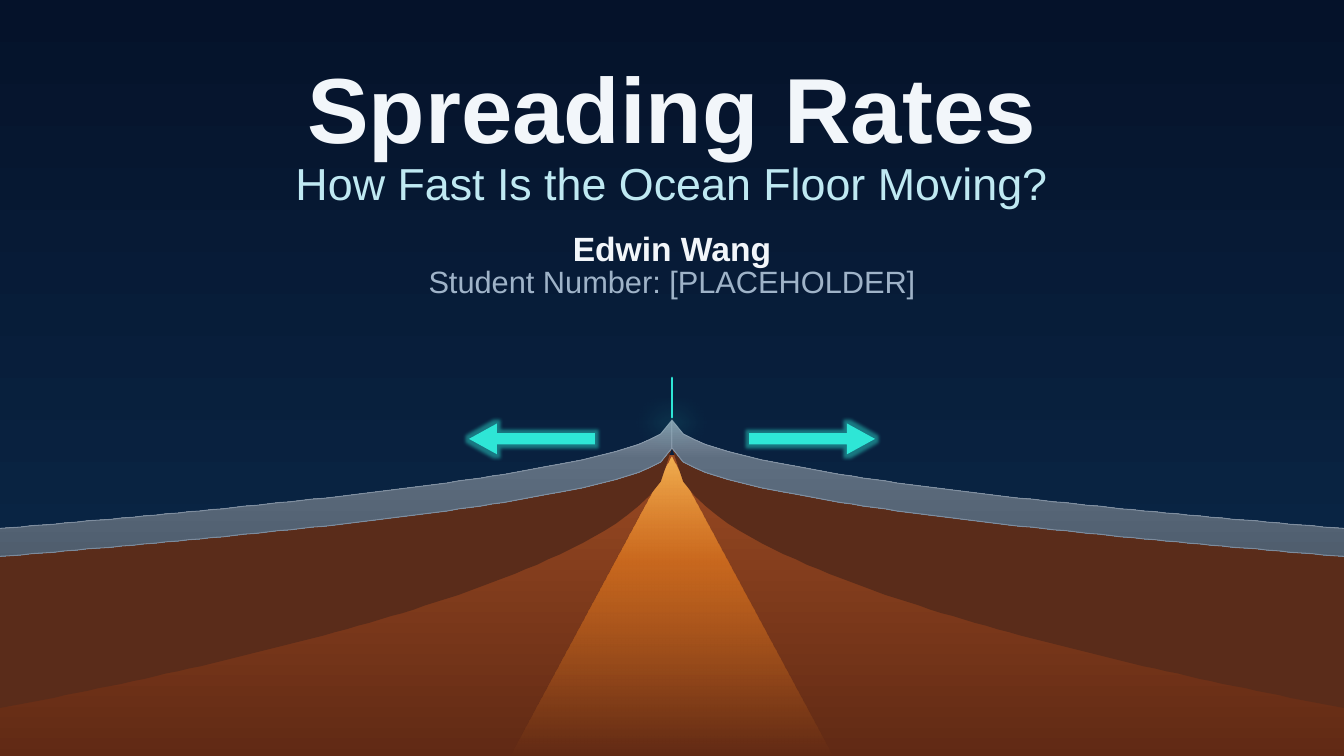
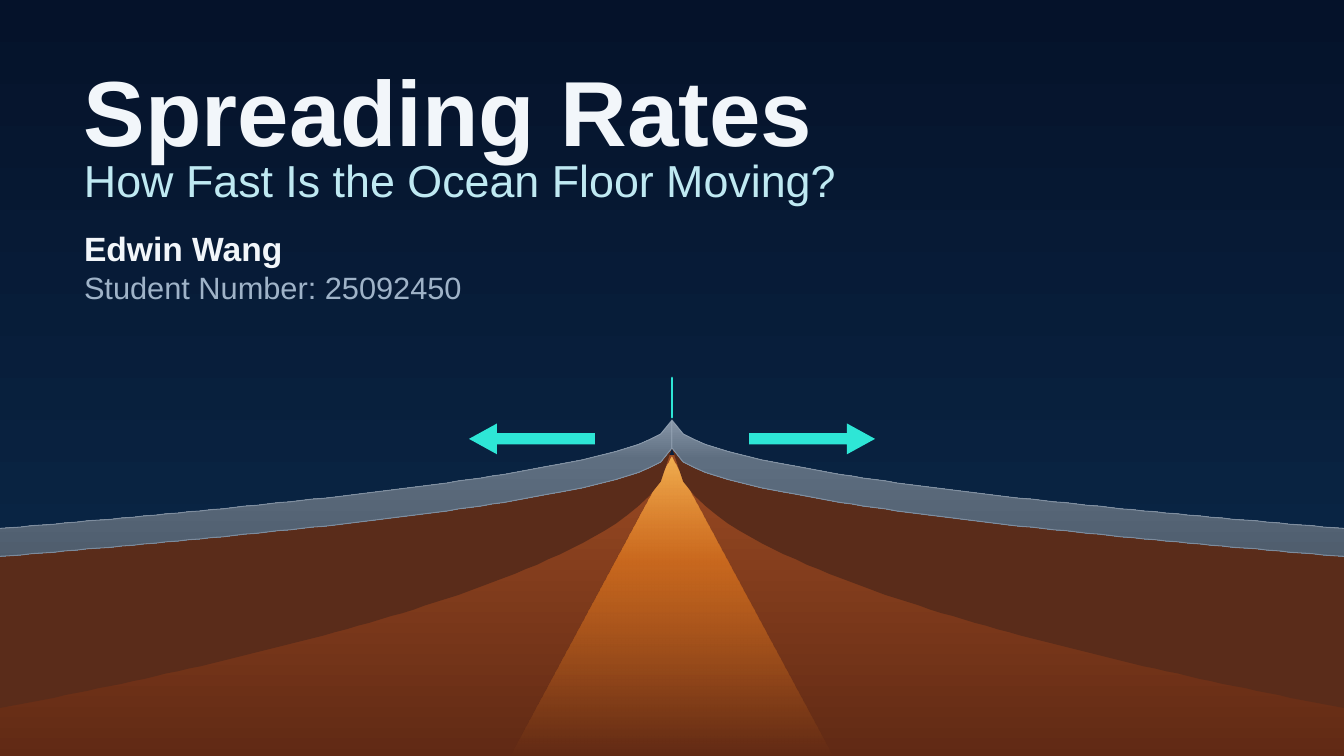
Before and after one commit to manguse4u-star/Wow, a slide deck: slide 1 of deliverables/Spreading_Rates_Presentation.pptx. Drawn at 1344x756 pixels with LibreOffice and Linux fonts; fonts in the diff are those of the drawing. Boxes give left, top, right and bottom in pixels: in the first picture for what was removed or moved away, otherwise in the second. Text is boxed around its words. In the diff, an @@ line names an element or a change of style, - is before the commit and + after.

```diff
--- a/deliverables/Spreading_Rates_Presentation.pptx
+++ b/deliverables/Spreading_Rates_Presentation.pptx
@@ ellipse removed at <box>0,0,1344,210</box> @@
@@ text "Spreading Rates": place and size @@
-text "Spreading Rates" at <box>307,76,1036,160</box>
+text "Spreading Rates" at <box>84,79,813,163</box>
@@ text "How Fast Is the Ocean ...": place and size @@
-text "How Fast Is the Ocean ..." at <box>295,167,1047,209</box>
+text "How Fast Is the Ocean ..." at <box>84,162,835,206</box>
@@ alignment centre to left in 3 elements at <box>84,79,813,163</box>, <box>84,162,835,206</box>, <box>84,236,282,268</box> @@
@@ text "Edwin Wang": place and size @@
-text "Edwin Wang" at <box>573,236,771,268</box>
+text "Edwin Wang" at <box>84,236,282,268</box>
@@ text at <box>84,276,462,300</box>: text changed @@
-Student Number: [PLACEHOLDER]
+Student Number: 25092450
@@ ellipse removed at <box>567,391,776,456</box> @@
```
Also in this commit, not shown: 1 other slide changed, 48 other files.
